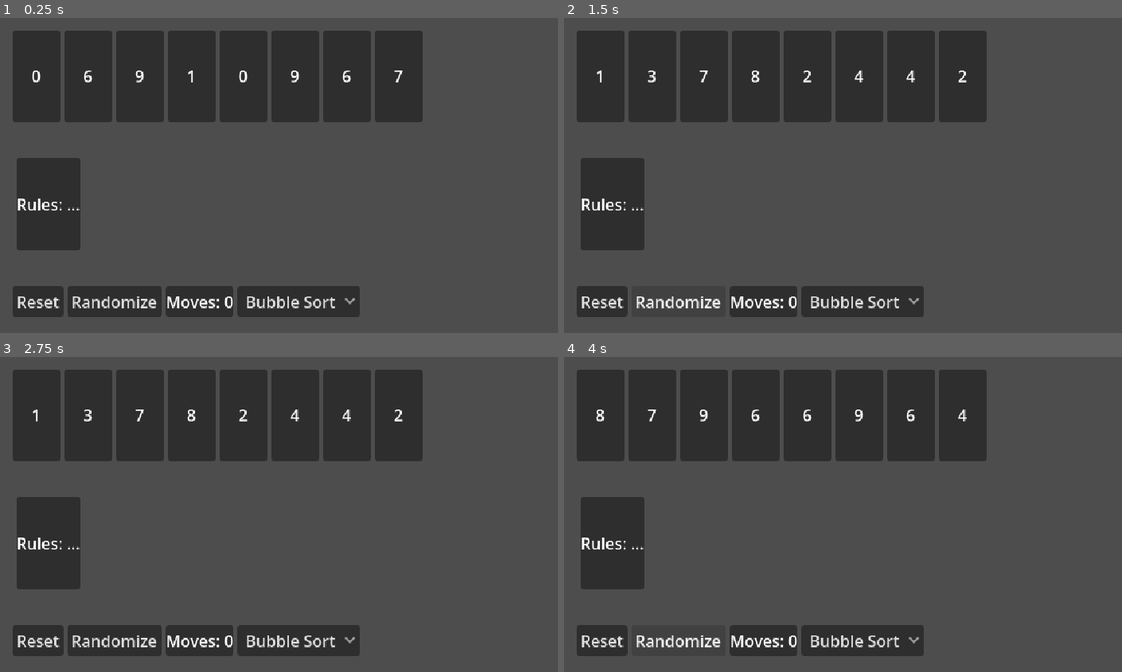
Above: before the commit, frames 1-4 (two rows, left to right).
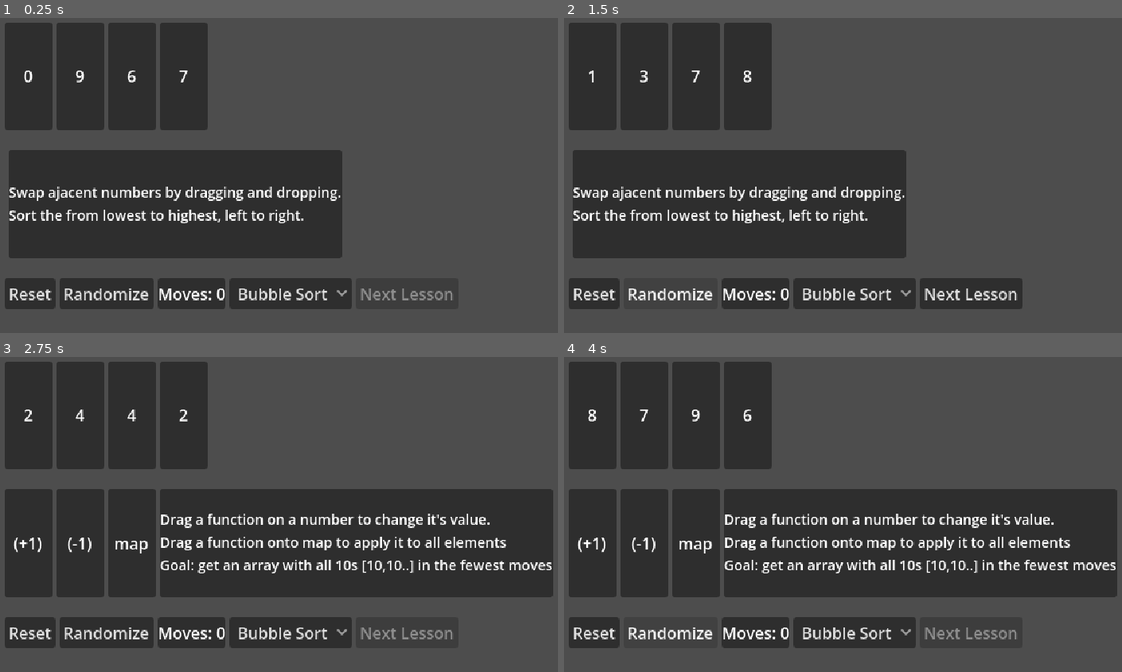
Above: after the commit, the same moments.

Repository: izombie387/listless
Game: Godot game, scene res://prototype/prototype.tscn
The game is run twice, just before and just after one commit, with the same random seed, the same clock (stepped at 60 frames per second) and the same inputs.
Inputs (mouse positions are in pixels of both pictures, inside the frame that each line leads up to):
- Up to frame 1 (0.25 s): no input
- Up to frame 2 (1.5 s): click "Reset" at 0.5 s; click "Randomize" at 1.25 s
- Up to frame 3 (2.75 s): click (407, 634) at 2 s, where only the run after the commit has a clickable "Next Lesson"
- Up to frame 4 (4 s): click "Bubble Sort" at 2.75 s; click "Randomize" at 3.5 s

The runs differ from the first frame. In frame 1, 37% of the frame differs, in the area x 0-82%, y 1-95%; in frame 2, 37%; in frame 3, 49%, in the area x 0-100%, y 1-95%; in frame 4, 48%.

Commit message:
might need more robust arch, classes for functions

Diff:
--- a/logic.gd
+++ b/logic.gd
@@ -3,7 +3,7 @@
 class_name Logic
 
 var step = 0
-const LENGTH = 8
+const LENGTH = 4
 static var array: Array = [] # int
 static var current_test = "bubble_sort"
 static var accum: Variant = 0
@@ -12,6 +12,7 @@
 		"rules":
 """Swap ajacent numbers by dragging and dropping.
 Sort the from lowest to highest, left to right.""",
+		"win_condition": is_sorted,
 		"can_drop":
 (func(from_data, to_data):
 	return abs(from_data["index"] - to_data["index"]) == 1),
@@ -22,12 +23,20 @@
 		"functions": {},
 	},
 	#"insertion_sort":{},
+	#"all":{},
+	#"any":{},
+	#"take":{},
+	#"drop":{},
+	#"fmap":{},
 
 ## MAP
 	"map":{
 		"rules":
 """Drag a function on a number to change it's value.
-Drag a function onto map to apply it to all elements""",
+Drag a function onto map to apply it to all elements
+Goal: get an array with all 10s [10,10..] in the fewest moves""",
+		"win_condition":
+(func(target=10): return array.all(func(e): return e==target)),
 		"can_drop":
 (func(from_data, _to_data):
 	return from_data["type"] == Element.Type.FUNCTION),
@@ -45,11 +54,11 @@
 		"functions": {
 			"(+1)": {
 				"type": Element.Type.FUNCTION,
-				"f": func(number): return number + 1,
+				"f": func(n): return n + 1,
 			},
 			"(-1)": {
 				"type": Element.Type.FUNCTION,
-				"f": func(number): return number - 1,
+				"f": func(n): return n - 1,
 			},
 			"map": {
 				"type": Element.Type.HIGHER_FUNC,
@@ -63,7 +72,9 @@
 		"rules":
 """Drag a function on a number to get it's value.
 (Odd = 0, Even = 1). Drag a function onto fold to apply
-the function to each array element adding each result""",
+the function to each array element adding each result
+Goal: get the total to at least 10""",
+		"win_condition": (func(): return accum >= 10),
 		"can_drop":
 (func(from_data, _to_data):
 	return from_data["type"] == Element.Type.FUNCTION),
@@ -72,18 +83,18 @@
 (func(from_data, to_data):
 	match to_data["type"]:
 		Element.Type.NUMBER:
-			accum = from_data["f"].call(0, array[to_data["index"]])
+			accum += from_data["f"].call(0, array[to_data["index"]])
 		Element.Type.HIGHER_FUNC: # map
-			accum = array.reduce(from_data["f"], 0)
+			accum += array.reduce(from_data["f"], 0)
 ),
 		"min_moves": func(): return -1,
 		"display": "total",
 		"functions": {
-			"isEven": {
+			"+ifEven": {
 				"type": Element.Type.FUNCTION,
 				"f": func(acc, c): return acc + int((c%2)==0),
 			},
-			"isOdd": {
+			"+ifOdd": {
 				"type": Element.Type.FUNCTION,
 				"f": func(acc, c): return acc + int((c%2)!=0),
 			},
@@ -99,7 +110,10 @@
 		"rules":
 """Drag a function on a number to get it's value.
 (True or False). Drag a function onto filter to get
-only the numbers that are true for that function""",
+only the numbers that are true for that function
+Goal: perform a filter that gets all of the elements at once""",
+		"win_condition":
+(func(): return accum == array if accum is Array else false),
 		"can_drop":
 (func(from_data, _to_data):
 	return from_data["type"] == Element.Type.FUNCTION),
@@ -108,7 +122,11 @@
 (func(from_data, to_data):
 	match to_data["type"]:
 		Element.Type.NUMBER:
-			accum = from_data["f"].call(array[to_data["index"]])
+			if from_data.has("sub_type"):
+				array[to_data["index"]] =\
+						from_data["f"].call(array[to_data["index"]])
+			else:
+				accum = from_data["f"].call(array[to_data["index"]])
 		Element.Type.HIGHER_FUNC: # map
 			accum = array.filter(from_data["f"])
 ),
@@ -123,6 +141,11 @@
 				"type": Element.Type.FUNCTION,
 				"f": func(c): return (c%2)!=0,
 			},
+			"(+1)": {
+				"type": Element.Type.FUNCTION,
+				"sub_type": "add",
+				"f": func(c): return c+1,
+			},
 			"filter": {
 				"type": Element.Type.HIGHER_FUNC,
 				"f": Callable(), # empty, defined above
@@ -130,6 +153,18 @@
 		},
 	},
 }
+
+static func is_won() -> bool:
+	var condition = tests[current_test].get("win_condition")
+	if condition:
+		return condition.call()
+	return false
+
+static func is_sorted():
+	for i in array.size() - 1:
+		if array[i] > array[i+1]:
+			return false
+	return true
 
 static func get_funcs():
 	return tests[current_test].get("functions")
@@ -148,7 +183,7 @@
 
 
 static func get_rules() -> String:
-	return tests[current_test].get("rules", "")
+	return tests[current_test].get("rules", "no rules?")
 
 
 static func _static_init() -> void:
--- a/prototype/prototype.gd
+++ b/prototype/prototype.gd
@@ -4,12 +4,17 @@
 @export var grid: HBoxContainer
 @export var moves_label: Label
 @export var min_moves_label: Label
+@export var reset_button: Button
+@export var randomize_button: Button
+@export var next_lesson_button: Button
 @export var functions: HBoxContainer
 @export var lessons_menu: OptionButton
-@export var buttons: MarginContainer
 @onready var tree: = get_tree()
-const LENGTH = 8
 
+var current_lesson_index: = 0 :
+	set(v):
+		current_lesson_index = clamp(v, 0, Logic.tests.keys().size())
+		on_lesson_selected(current_lesson_index)
 var display: Element = null
 var element_scene = load("res://prototype/element.tscn")
 var moves: int = 0 :
@@ -18,8 +23,23 @@
 		moves_label.text = str("Moves: ", moves)
 
 
+@onready var buttons = {
+	reset_button: {
+		"action": func(): tree.reload_current_scene(),
+	},
+	randomize_button: {
+		"action": func():
+			Logic.randomize_array()
+			update_values()
+			},
+	next_lesson_button: {
+		"action": func(): current_lesson_index += 1,
+	},
+}
+
 func _ready() -> void:
-	buttons.update_request.connect(update_values)
+	for button in buttons:
+		button.pressed.connect(on_button_clicked.bind(button))
 	var array = Logic.randomize_array()
 	for i in Logic.LENGTH:
 		add_number(array[i], i)
@@ -39,17 +59,17 @@
 	moves = 0
 	functions.get_children().map(func(c): c.queue_free())
 	var new_funcs = Logic.get_funcs()
-	if not new_funcs:
-		return
-	for f_name in new_funcs.keys():
-		var details = new_funcs[f_name]
-		add_function(f_name, details["type"], details["f"])
+	if new_funcs:
+		for f_name in new_funcs.keys():
+			var details = new_funcs[f_name]
+			add_function(f_name, details["type"], details["f"])
 	var display_name = Logic.get_display()
 	if display_name:
 		display = add_function(display_name, Element.Type.DISPLAY, Callable())
 	else:
 		display = null
 	rules.text = Logic.get_rules()
+	Logic.randomize_array()
 	update_values()
 
 
@@ -60,11 +80,19 @@
 
 func update_values():
 	var elements = grid.get_children()
-	for i in LENGTH:
+	for i in Logic.LENGTH:
 		elements[i].update_value(Logic.array[i])
 	if display:
-		display.update_text(str(
-				"Result: ", Logic.accum))
+		display.update_text(str("Result: ", Logic.accum))
+	check_win_condition()
+
+
+func check_win_condition():
+	if Logic.is_won():
+		print("Complete!")
+		next_lesson_button.disabled = false
+	else:
+		next_lesson_button.disabled = true
 
 
 func add_function(
@@ -85,3 +113,6 @@
 	new_element.type = Element.Type.NUMBER
 	new_element.dropped_on.connect(on_dropped_on)
 	grid.add_child(new_element)
+
+func on_button_clicked(button):
+	buttons[button]["action"].call()
--- a/prototype/prototype.tscn
+++ b/prototype/prototype.tscn
@@ -1,9 +1,11 @@
 [gd_scene format=3 uid="uid://cx40ymcaikbfi"]
 
 [ext_resource type="Script" uid="uid://cfowv3y7q3yuf" path="res://prototype/prototype.gd" id="1_y8ajs"]
-[ext_resource type="Script" uid="uid://ckdggpcbqr3jj" path="res://prototype/buttons.gd" id="2_24a28"]
 
-[node name="Prototype" type="Control" unique_id=527281854 node_paths=PackedStringArray("rules", "grid", "moves_label", "min_moves_label", "functions", "lessons_menu", "buttons")]
+[sub_resource type="LabelSettings" id="LabelSettings_y8ajs"]
+font_size = 14
+
+[node name="Prototype" type="Control" unique_id=527281854 node_paths=PackedStringArray("rules", "grid", "moves_label", "min_moves_label", "reset_button", "randomize_button", "next_lesson_button", "functions", "lessons_menu")]
 layout_mode = 3
 anchors_preset = 15
 anchor_right = 1.0
@@ -15,9 +17,11 @@
 grid = NodePath("VBoxContainer/Margin/Grid")
 moves_label = NodePath("VBoxContainer/Buttons/Grid/Panel/MovesLabel")
 min_moves_label = NodePath("VBoxContainer/Buttons/Grid/Panel2/MinMovesLabel")
+reset_button = NodePath("VBoxContainer/Buttons/Grid/Reset")
+randomize_button = NodePath("VBoxContainer/Buttons/Grid/Randomize")
+next_lesson_button = NodePath("VBoxContainer/Buttons/Grid/NextLesson")
 functions = NodePath("VBoxContainer/Margin2/Middle/Functions")
 lessons_menu = NodePath("VBoxContainer/Buttons/Grid/LessonsMenu")
-buttons = NodePath("VBoxContainer/Buttons")
 
 [node name="VBoxContainer" type="VBoxContainer" parent="." unique_id=1362829182]
 layout_mode = 1
@@ -30,10 +34,10 @@
 [node name="Margin" type="MarginContainer" parent="VBoxContainer" unique_id=1567201755]
 layout_mode = 2
 size_flags_vertical = 3
-theme_override_constants/margin_left = 16
-theme_override_constants/margin_top = 16
-theme_override_constants/margin_right = 16
-theme_override_constants/margin_bottom = 16
+theme_override_constants/margin_left = 8
+theme_override_constants/margin_top = 8
+theme_override_constants/margin_right = 8
+theme_override_constants/margin_bottom = 8
 
 [node name="Grid" type="HBoxContainer" parent="VBoxContainer/Margin" unique_id=1327367201]
 layout_mode = 2
@@ -41,10 +45,10 @@
 [node name="Margin2" type="MarginContainer" parent="VBoxContainer" unique_id=1885692753]
 layout_mode = 2
 size_flags_vertical = 3
-theme_override_constants/margin_left = 16
-theme_override_constants/margin_top = 16
-theme_override_constants/margin_right = 16
-theme_override_constants/margin_bottom = 16
+theme_override_constants/margin_left = 8
+theme_override_constants/margin_top = 8
+theme_override_constants/margin_right = 8
+theme_override_constants/margin_bottom = 8
 
 [node name="Middle" type="HBoxContainer" parent="VBoxContainer/Margin2" unique_id=1519974572]
 layout_mode = 2
@@ -58,19 +62,16 @@
 [node name="Rules" type="Label" parent="VBoxContainer/Margin2/Middle/PanelContainer" unique_id=2013867177]
 layout_mode = 2
 text = "Rules: ..."
+label_settings = SubResource("LabelSettings_y8ajs")
 
-[node name="Buttons" type="MarginContainer" parent="VBoxContainer" unique_id=2055448100 node_paths=PackedStringArray("grid", "reset", "randomize_btn")]
+[node name="Buttons" type="MarginContainer" parent="VBoxContainer" unique_id=2055448100]
 layout_mode = 2
 size_flags_vertical = 3
 size_flags_stretch_ratio = 0.5
-theme_override_constants/margin_left = 16
-theme_override_constants/margin_top = 16
-theme_override_constants/margin_right = 16
-theme_override_constants/margin_bottom = 16
-script = ExtResource("2_24a28")
-grid = NodePath("Grid")
-reset = NodePath("Grid/Reset")
-randomize_btn = NodePath("Grid/Randomize")
+theme_override_constants/margin_left = 8
+theme_override_constants/margin_top = 8
+theme_override_constants/margin_right = 8
+theme_override_constants/margin_bottom = 8
 
 [node name="Grid" type="GridContainer" parent="VBoxContainer/Buttons" unique_id=2068786280]
 layout_mode = 2
@@ -105,3 +106,8 @@
 item_count = 1
 popup/item_0/text = "Select Lesson"
 popup/item_0/id = 0
+
+[node name="NextLesson" type="Button" parent="VBoxContainer/Buttons/Grid" unique_id=1106244106]
+layout_mode = 2
+disabled = true
+text = "Next Lesson"
